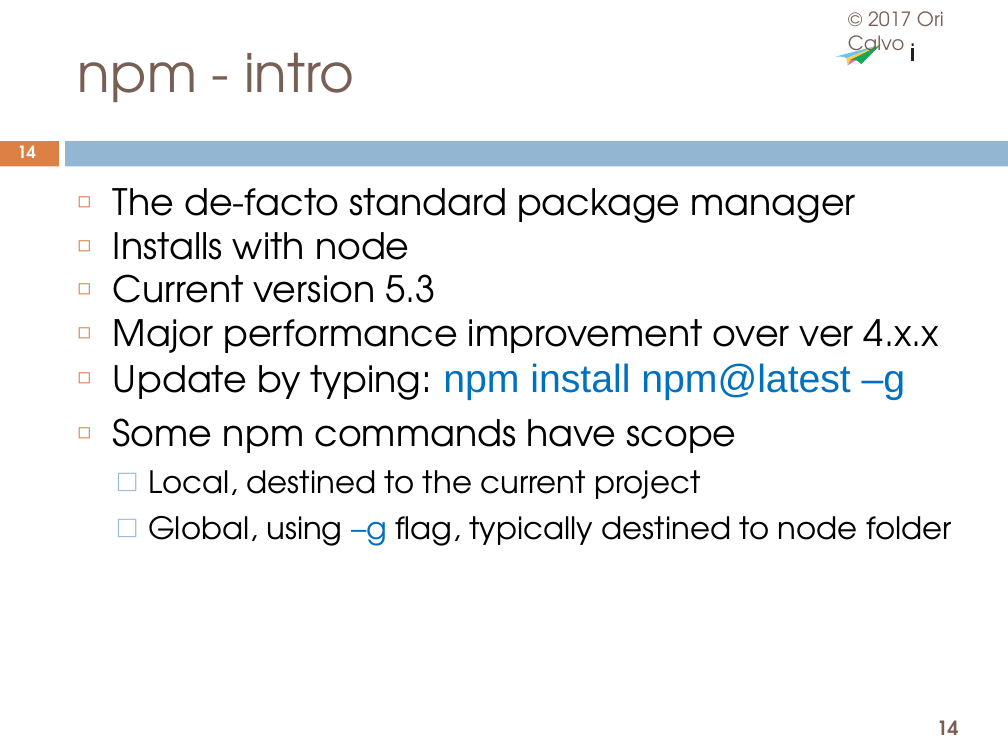
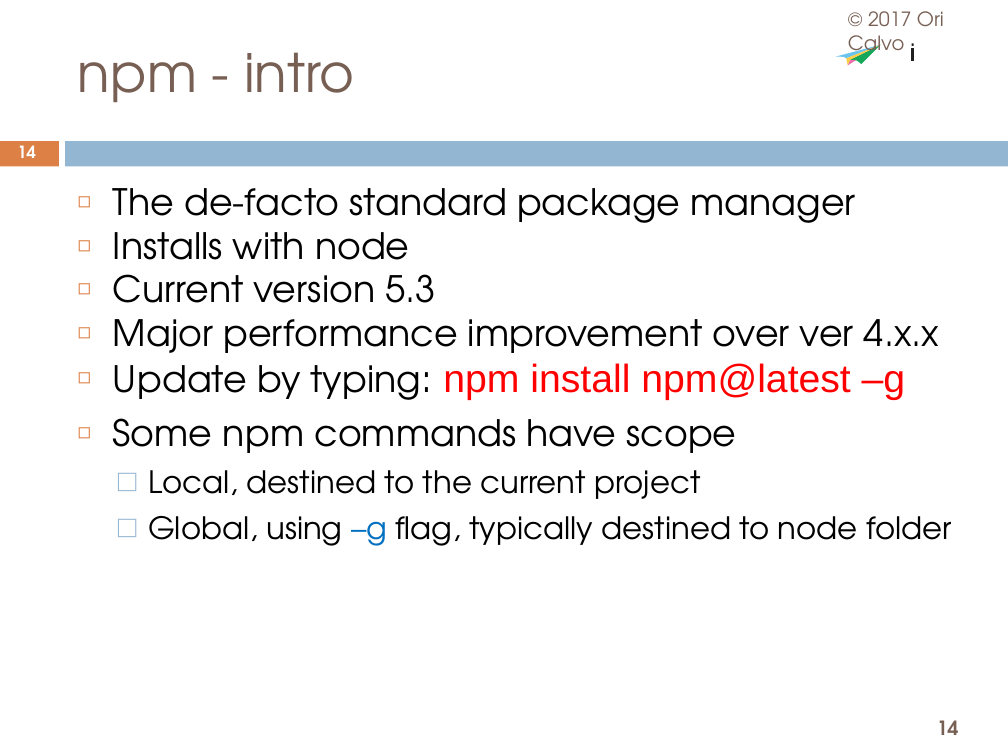
Before and after one commit to oricalvo/course-nodejs, a slide deck: slide 14 of 02 Package Management.pptx. Drawn at 1008x756 pixels with LibreOffice and Linux fonts; fonts in the diff are those of the drawing; background and template pictures are left out. Boxes give left, top, right and bottom in pixels: in the first picture for what was removed or moved away, otherwise in the second. Text is boxed around its words. In the diff, an @@ line names an element or a change of style, - is before the commit and + after.

```diff
--- a/02 Package Management.pptx
+++ b/02 Package Management.pptx
@@ text at <box>113,363,906,400</box>: text colour #0070C0 to #FF0000 in "npm install npm@latest –g" @@
```
Also in this commit, not shown: 4 other slides changed.
